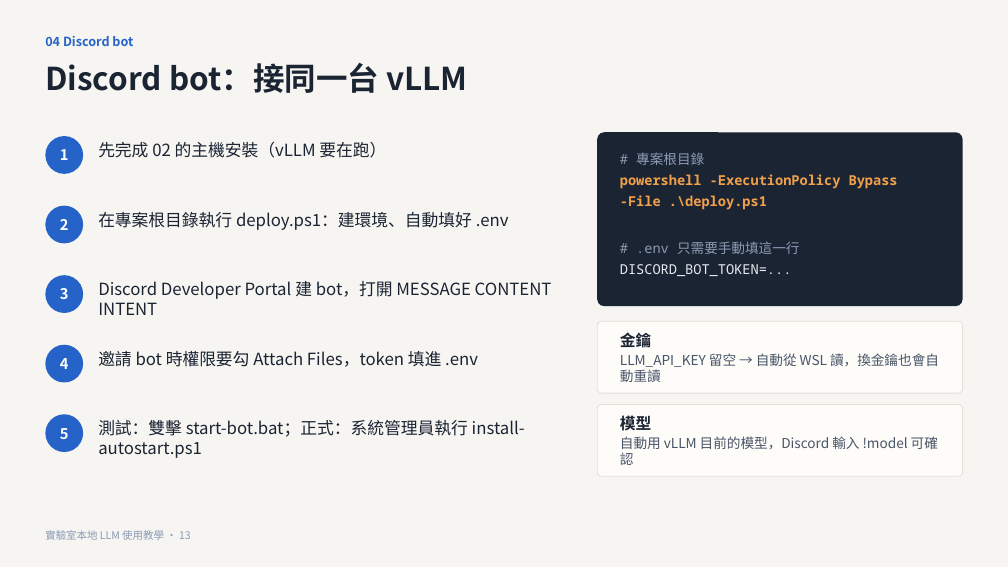
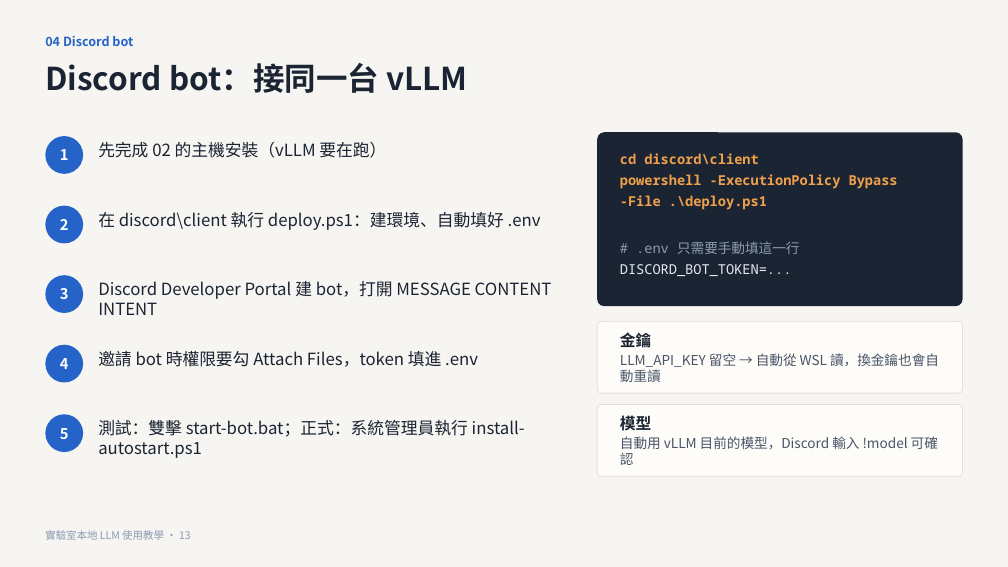
Before and after one commit to CYH4157/local-llm, a slide deck: slide 13 of docs/實驗室本地LLM使用教學.pptx. Drawn at 1008x567 pixels with LibreOffice and Linux fonts; fonts in the diff are those of the drawing. Boxes give left, top, right and bottom in pixels: in the first picture for what was removed or moved away, otherwise in the second. Text is boxed around its words. In the diff, an @@ line names an element or a change of style, - is before the commit and + after.

```diff
--- a/docs/實驗室本地LLM使用教學.pptx
+++ b/docs/實驗室本地LLM使用教學.pptx
@@ text at bbox=[620, 153, 758, 164]: text changed; text colour #8B9BB4 to #F0A04B; bold on @@
-# 專案根目錄
+cd discord\client
@@ text at bbox=[98, 212, 541, 230]: text changed @@
-在專案根目錄執行 deploy.ps1：建環境、自動填好 .env
+在 discord\client 執行 deploy.ps1：建環境、自動填好 .env
```
Also in this commit, not shown: 7 other slides changed, 1 other file.
